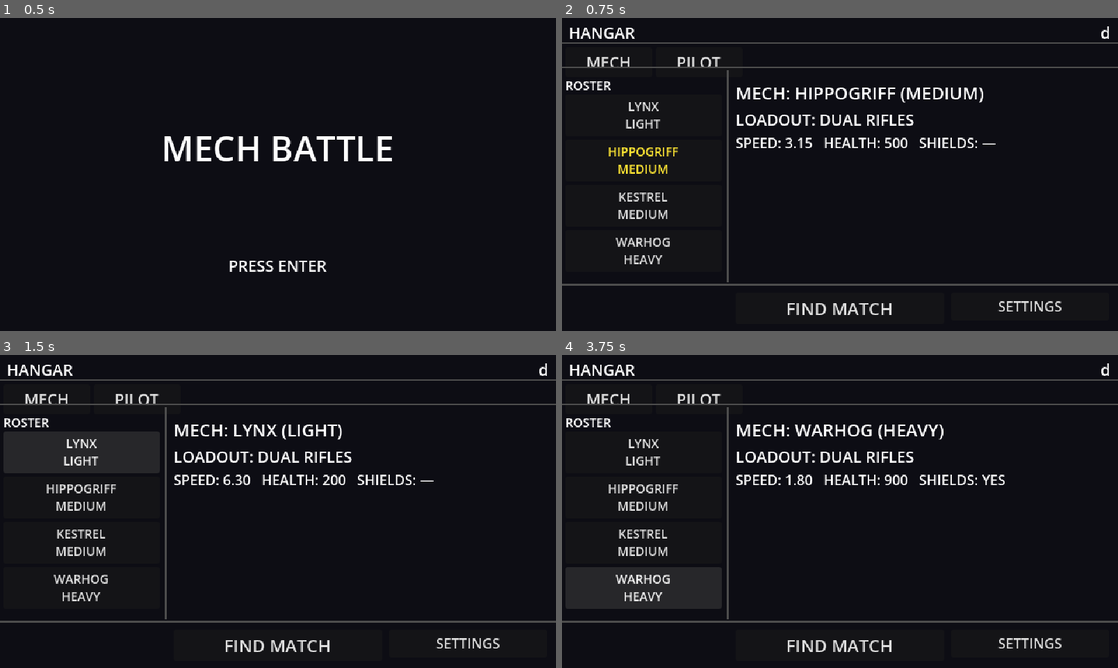
Above: before the commit, frames 1-4 (two rows, left to right).
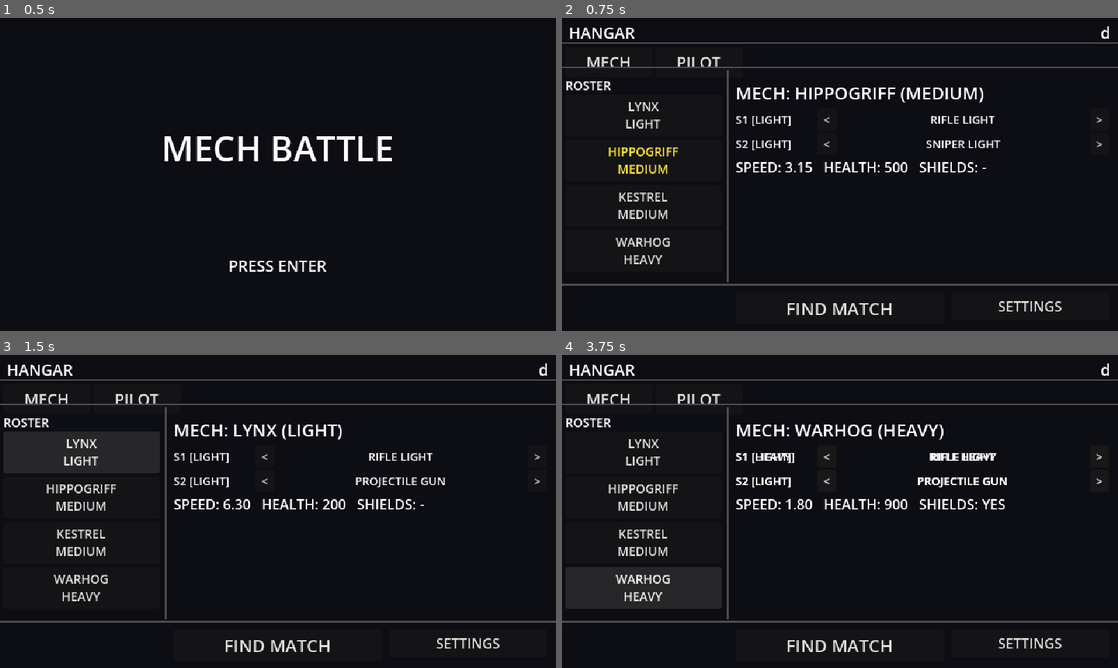
Above: after the commit, the same moments.

Repository: jonathandaley/Hardpoint
Game: Godot game, scene res://scenes/ui/TitleScreen.tscn
Same seed, same stepped clock (60 frames per second), same inputs: the game is played once before the commit and once after it.
Inputs (mouse positions are in pixels of both pictures, inside the frame that each line leads up to):
- Up to frame 1 (0.5 s): no input
- Up to frame 2 (0.75 s): tap Enter (ui_accept) at 0.5 s; move the mouse to (962, 158) at 0.52 s; hold D (move_right) from 0.53 s (still down); hold Enter (ui_accept) from 0.53 s (still down)
- Up to frame 3 (1.5 s): release D (move_right) at 1.25 s; release Enter (ui_accept) at 1.25 s; click "LYNX LIGHT" at 1.25 s
- Up to frame 4 (3.75 s): click "HIPPOGRIFF MEDIUM" at 2 s; click "KESTREL MEDIUM" at 2.75 s; click "WARHOG HEAVY" at 3.5 s

Frame 1 is identical in both runs. In frame 2, 2.2% of the frame differs, in the area x 31-98%, y 30-50%; in frame 3, 2.2%; in frame 4, 2.4%.

Commit message:
Hangar weapon picker: per-slot weapon selection with <> buttons
- Game.loadout.weapon_overrides: Array parallel to weapon_slots, PackedScene per slot
- Hangar: WEAPON_CATALOG const (Light/Heavy), hides static WeaponSlot label,
  builds per-slot picker rows (<  WEAPON NAME  >) in code; slot size shown;
  MechStats repositioned below picker dynamically
- Arena._slots_with_overrides(): merges loadout overrides into slot array before
  configure_weapons(); bot uses its own MechDef unmodified

Co-Authored-By: Claude Sonnet 4.6 <noreply@anthropic.com>

Diff:
--- a/autoloads/Game.gd
+++ b/autoloads/Game.gd
@@ -19,6 +19,7 @@
 # mech_def is a MechDef resource; null until Hangar initialises it.
 var loadout: Dictionary = {
 	"mech_def": null,
+	"weapon_overrides": [],  # Array[PackedScene|null], parallel to mech_def.weapon_slots
 }
 
 var settings: Dictionary = {
--- a/scenes/arena/Arena.gd
+++ b/scenes/arena/Arena.gd
@@ -737,6 +737,20 @@
 		add_child(_overhead_cam)
 	_overhead_cam.current = not _overhead_cam.current
 
+func _slots_with_overrides(slots: Array) -> Array:
+	var overrides: Array = Game.loadout.get("weapon_overrides", [])
+	if overrides.is_empty():
+		return slots
+	var result: Array = []
+	for i in slots.size():
+		if i < overrides.size() and overrides[i] != null:
+			var s = slots[i].duplicate()
+			s.weapon_scene = overrides[i]
+			result.append(s)
+		else:
+			result.append(slots[i])
+	return result
+
 func _spawn_player_only() -> void:
 	var mech_def = Game.loadout.get("mech_def")
 	if mech_def == null:
@@ -752,7 +766,7 @@
 	player_mech.leg_rotation_speed = mech_def.leg_rotation_speed
 	add_child(player_mech)
 	player_mech.configure_legs(mech_def.leg_hip_sweep, mech_def.leg_bob_magnitude, mech_def.leg_cycle_rate)
-	player_mech.configure_weapons(mech_def.weapon_slots)
+	player_mech.configure_weapons(_slots_with_overrides(mech_def.weapon_slots))
 	_set_mech_color(player_mech, Color(0.25, 0.52, 0.95))
 
 	_player = Node.new()
@@ -791,7 +805,7 @@
 	player_mech.configure_legs(mech_def.leg_hip_sweep, mech_def.leg_bob_magnitude, mech_def.leg_cycle_rate)
 	player_mech.configure_shield(mech_def.has_shields, mech_def.shield_max_hp)
 	player_mech.configure_energy_shield(mech_def.has_energy_shield, mech_def.energy_shield_max_hp, mech_def.energy_shield_regen_rate, mech_def.energy_shield_regen_delay)
-	player_mech.configure_weapons(mech_def.weapon_slots)
+	player_mech.configure_weapons(_slots_with_overrides(mech_def.weapon_slots))
 
 	var bot_def = load("res://resources/mechs/Hippogriff.tres")
 	bot_mech = bot_def.scene.instantiate()
--- a/scripts/Hangar.gd
+++ b/scripts/Hangar.gd
@@ -5,6 +5,14 @@
 	"res://resources/mechs/Hippogriff.tres",
 	"res://resources/mechs/Kestrel.tres",
 	"res://resources/mechs/Warhog.tres",
+]
+
+const WEAPON_CATALOG: Array = [
+	{"name": "RIFLE LIGHT",    "path": "res://scenes/weapons/RifleLight.tscn",    "slot_size": 0},
+	{"name": "SNIPER LIGHT",   "path": "res://scenes/weapons/SniperLight.tscn",   "slot_size": 0},
+	{"name": "PROJECTILE GUN", "path": "res://scenes/weapons/ProjectileGun.tscn", "slot_size": 0},
+	{"name": "RIFLE HEAVY",    "path": "res://scenes/weapons/RifleHeavy.tscn",    "slot_size": 1},
+	{"name": "SNIPER HEAVY",   "path": "res://scenes/weapons/SniperHeavy.tscn",   "slot_size": 1},
 ]
 
 @onready var mech_panel: Control = $Content/MechPanel
@@ -14,13 +22,16 @@
 @onready var pilot_record_label: Label = $Content/PilotPanel/PilotRecord
 @onready var mech_name_label: Label = $Content/MechPanel/MechName
 @onready var mech_stats_label: Label = $Content/MechPanel/MechStats
+@onready var weapon_slot_label: Label = $Content/MechPanel/WeaponSlot
 @onready var roster_list: VBoxContainer = $Content/MechPanel/RosterPanel/RosterList
 
 var _mechs: Array = []
 var _selected: int = 0
+var _weapon_indices: Array = []   # WEAPON_CATALOG index per slot for the selected mech
 
 func _ready() -> void:
 	Input.mouse_mode = Input.MOUSE_MODE_VISIBLE
+	weapon_slot_label.visible = false
 	var pilot_name: String = Game.profile.get("pilot_name", "Pilot")
 	pilot_label.text = pilot_name
 	pilot_name_label.text = "NAME: " + pilot_name.to_upper()
@@ -45,20 +56,43 @@
 func _ensure_default_mech() -> void:
 	var current = Game.loadout.get("mech_def")
 	if current == null:
-		# Default to Hippogriff (index 1)
 		_selected = 1 if _mechs.size() > 1 else 0
 		if _mechs.size() > 0:
 			Game.loadout.mech_def = _mechs[_selected]
 	else:
-		# Match current selection to roster index
 		for i in _mechs.size():
 			if _mechs[i] == current:
 				_selected = i
+				_init_weapon_overrides()
 				return
-		# Current mech not in roster — fall back to first
 		_selected = 0
 		if _mechs.size() > 0:
 			Game.loadout.mech_def = _mechs[0]
+	_init_weapon_overrides()
+
+func _init_weapon_overrides() -> void:
+	var md = Game.loadout.get("mech_def")
+	if md == null:
+		return
+	var slots: Array = md.weapon_slots
+	_weapon_indices.resize(slots.size())
+	var overrides: Array = []
+	for i in slots.size():
+		var slot = slots[i]
+		var s_size: int = int(slot.get("slot_size")) if "slot_size" in slot else 0
+		var current_path: String = slot.weapon_scene.resource_path if slot.weapon_scene != null else ""
+		var found: int = -1
+		for j in WEAPON_CATALOG.size():
+			if WEAPON_CATALOG[j]["slot_size"] == s_size:
+				if found < 0:
+					found = j
+				if WEAPON_CATALOG[j]["path"] == current_path:
+					found = j
+					break
+		_weapon_indices[i] = found if found >= 0 else 0
+		var scene: PackedScene = load(WEAPON_CATALOG[_weapon_indices[i]]["path"])
+		overrides.append(scene)
+	Game.loadout["weapon_overrides"] = overrides
 
 func _build_roster_buttons() -> void:
 	for child in roster_list.get_children():
@@ -85,6 +119,7 @@
 func _on_roster_selected(idx: int) -> void:
 	_selected = idx
 	Game.loadout.mech_def = _mechs[idx]
+	_init_weapon_overrides()
 	_highlight_selected()
 	_update_mech_panel()
 
@@ -93,8 +128,102 @@
 	if md == null:
 		return
 	mech_name_label.text = "MECH: %s (%s)" % [md.display_name.to_upper(), md.class_tag.to_upper()]
-	var shield_str := "YES" if md.has_shields else "—"
+	var shield_str := "YES" if md.has_shields else "-"
 	mech_stats_label.text = "SPEED: %.2f   HEALTH: %.0f   SHIELDS: %s" % [md.walk_speed, md.max_health, shield_str]
+	_build_weapon_picker(md)
+
+func _build_weapon_picker(md) -> void:
+	var existing := mech_panel.get_node_or_null("WeaponPicker")
+	if existing:
+		existing.queue_free()
+
+	var slots: Array = md.weapon_slots
+	var row_h := 24.0
+	var picker_top := 44.0
+
+	var picker := VBoxContainer.new()
+	picker.name = "WeaponPicker"
+	picker.offset_left = 200.0
+	picker.offset_top = picker_top
+	picker.offset_right = 630.0
+	picker.offset_bottom = picker_top + slots.size() * row_h
+	picker.add_theme_constant_override("separation", 2)
+	mech_panel.add_child(picker)
+
+	for i in slots.size():
+		var slot = slots[i]
+		var s_size: int = int(slot.get("slot_size")) if "slot_size" in slot else 0
+		var size_str: String = "HEAVY" if s_size == 1 else "LIGHT"
+
+		var row := HBoxContainer.new()
+		row.custom_minimum_size = Vector2(0, row_h - 2.0)
+		row.add_theme_constant_override("separation", 4)
+		picker.add_child(row)
+
+		var slot_lbl := Label.new()
+		slot_lbl.text = "S%d [%s]" % [i + 1, size_str]
+		slot_lbl.add_theme_font_size_override("font_size", 13)
+		slot_lbl.custom_minimum_size = Vector2(90, 0)
+		slot_lbl.vertical_alignment = VERTICAL_ALIGNMENT_CENTER
+		row.add_child(slot_lbl)
+
+		var prev_btn := Button.new()
+		prev_btn.text = "<"
+		prev_btn.custom_minimum_size = Vector2(22, 0)
+		prev_btn.add_theme_font_size_override("font_size", 13)
+		prev_btn.pressed.connect(_on_weapon_cycle.bind(i, -1))
+		row.add_child(prev_btn)
+
+		var cat_idx: int = _weapon_indices[i] if i < _weapon_indices.size() else 0
+		var wep_name: String = WEAPON_CATALOG[cat_idx]["name"] if cat_idx >= 0 else "NONE"
+
+		var wep_lbl := Label.new()
+		wep_lbl.text = wep_name
+		wep_lbl.add_theme_font_size_override("font_size", 13)
+		wep_lbl.size_flags_horizontal = Control.SIZE_EXPAND_FILL
+		wep_lbl.horizontal_alignment = HORIZONTAL_ALIGNMENT_CENTER
+		wep_lbl.vertical_alignment = VERTICAL_ALIGNMENT_CENTER
+		row.add_child(wep_lbl)
+
+		var next_btn := Button.new()
+		next_btn.text = ">"
+		next_btn.custom_minimum_size = Vector2(22, 0)
+		next_btn.add_theme_font_size_override("font_size", 13)
+		next_btn.pressed.connect(_on_weapon_cycle.bind(i, 1))
+		row.add_child(next_btn)
+
+	var stats_top: float = picker_top + slots.size() * row_h + 8.0
+	mech_stats_label.offset_top = stats_top
+	mech_stats_label.offset_bottom = stats_top + 28.0
+
+func _on_weapon_cycle(slot_idx: int, direction: int) -> void:
+	var md = Game.loadout.get("mech_def")
+	if md == null or slot_idx >= md.weapon_slots.size():
+		return
+	var slot = md.weapon_slots[slot_idx]
+	var s_size: int = int(slot.get("slot_size")) if "slot_size" in slot else 0
+
+	var compatible: Array = []
+	for i in WEAPON_CATALOG.size():
+		if WEAPON_CATALOG[i]["slot_size"] == s_size:
+			compatible.append(i)
+	if compatible.is_empty():
+		return
+
+	var cur: int = _weapon_indices[slot_idx] if slot_idx < _weapon_indices.size() else compatible[0]
+	var pos: int = compatible.find(cur)
+	if pos < 0:
+		pos = 0
+	pos = (pos + direction + compatible.size()) % compatible.size()
+	_weapon_indices[slot_idx] = compatible[pos]
+
+	var overrides: Array = Game.loadout.get("weapon_overrides", [])
+	while overrides.size() <= slot_idx:
+		overrides.append(null)
+	overrides[slot_idx] = load(WEAPON_CATALOG[_weapon_indices[slot_idx]]["path"])
+	Game.loadout["weapon_overrides"] = overrides
+
+	_update_mech_panel()
 
 func _show_tab(idx: int) -> void:
 	mech_panel.visible = idx == 0
